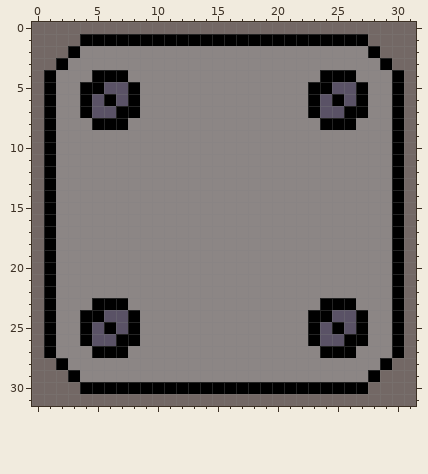
File history of a pixel-art file, Assets/Sprites/Sprite originals/Floor_Tile.ase. Above, as it was before the edit.
32x32 pixels, 1 frame.
After:
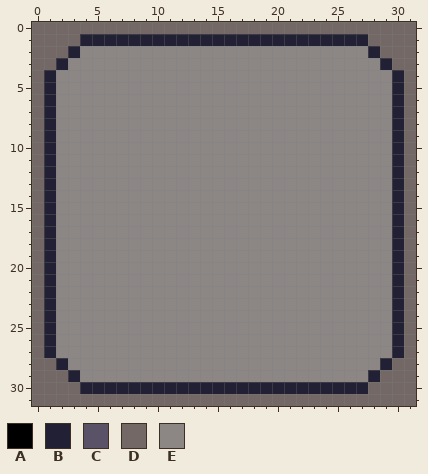
Palette (. is transparent): A #000000  B #222034  C #5a5266  D #736865  E #8c8685
What changed:
--- layer "Color"
@@ x 0..31 @@
  0 DDDDDDDDDDDDDDDDDDDDDDDDDDDDDDDD
- 1 DDDDAAAAAAAAAAAAAAAAAAAAAAAADDDD
- 2 DDDAEEEEEEEEEEEEEEEEEEEEEEEEADDD
- 3 DDAEEEEEEEEEEEEEEEEEEEEEEEEEEADD
- 4 DAEEEAAAEEEEEEEEEEEEEEEEAAAEEEAD
- 5 DAEEAACCAEEEEEEEEEEEEEEAACCAEEAD
- 6 DAEEACACAEEEEEEEEEEEEEEACACAEEAD
- 7 DAEEACCAAEEEEEEEEEEEEEEACCAAEEAD
- 8 DAEEEAAAEEEEEEEEEEEEEEEEAAAEEEAD
- 9 DAEEEEEEEEEEEEEEEEEEEEEEEEEEEEAD
-10 DAEEEEEEEEEEEEEEEEEEEEEEEEEEEEAD
-11 DAEEEEEEEEEEEEEEEEEEEEEEEEEEEEAD
-12 DAEEEEEEEEEEEEEEEEEEEEEEEEEEEEAD
-13 DAEEEEEEEEEEEEEEEEEEEEEEEEEEEEAD
-14 DAEEEEEEEEEEEEEEEEEEEEEEEEEEEEAD
-15 DAEEEEEEEEEEEEEEEEEEEEEEEEEEEEAD
-16 DAEEEEEEEEEEEEEEEEEEEEEEEEEEEEAD
-17 DAEEEEEEEEEEEEEEEEEEEEEEEEEEEEAD
-18 DAEEEEEEEEEEEEEEEEEEEEEEEEEEEEAD
-19 DAEEEEEEEEEEEEEEEEEEEEEEEEEEEEAD
-20 DAEEEEEEEEEEEEEEEEEEEEEEEEEEEEAD
-21 DAEEEEEEEEEEEEEEEEEEEEEEEEEEEEAD
-22 DAEEEEEEEEEEEEEEEEEEEEEEEEEEEEAD
-23 DAEEEAAAEEEEEEEEEEEEEEEEAAAEEEAD
-24 DAEEAACCAEEEEEEEEEEEEEEAACCAEEAD
-25 DAEEACACAEEEEEEEEEEEEEEACACAEEAD
-26 DAEEACCAAEEEEEEEEEEEEEEACCAAEEAD
-27 DAEEEAAAEEEEEEEEEEEEEEEEAAAEEEAD
-28 DDAEEEEEEEEEEEEEEEEEEEEEEEEEEADD
-29 DDDAEEEEEEEEEEEEEEEEEEEEEEEEADDD
-30 DDDDAAAAAAAAAAAAAAAAAAAAAAAADDDD
+ 1 DDDDBBBBBBBBBBBBBBBBBBBBBBBBDDDD
+ 2 DDDBEEEEEEEEEEEEEEEEEEEEEEEEBDDD
+ 3 DDBEEEEEEEEEEEEEEEEEEEEEEEEEEBDD
+ 4 DBEEEEEEEEEEEEEEEEEEEEEEEEEEEEBD
+ 5 DBEEEEEEEEEEEEEEEEEEEEEEEEEEEEBD
+ 6 DBEEEEEEEEEEEEEEEEEEEEEEEEEEEEBD
+ 7 DBEEEEEEEEEEEEEEEEEEEEEEEEEEEEBD
+ 8 DBEEEEEEEEEEEEEEEEEEEEEEEEEEEEBD
+ 9 DBEEEEEEEEEEEEEEEEEEEEEEEEEEEEBD
+10 DBEEEEEEEEEEEEEEEEEEEEEEEEEEEEBD
+11 DBEEEEEEEEEEEEEEEEEEEEEEEEEEEEBD
+12 DBEEEEEEEEEEEEEEEEEEEEEEEEEEEEBD
+13 DBEEEEEEEEEEEEEEEEEEEEEEEEEEEEBD
+14 DBEEEEEEEEEEEEEEEEEEEEEEEEEEEEBD
+15 DBEEEEEEEEEEEEEEEEEEEEEEEEEEEEBD
+16 DBEEEEEEEEEEEEEEEEEEEEEEEEEEEEBD
+17 DBEEEEEEEEEEEEEEEEEEEEEEEEEEEEBD
+18 DBEEEEEEEEEEEEEEEEEEEEEEEEEEEEBD
+19 DBEEEEEEEEEEEEEEEEEEEEEEEEEEEEBD
+20 DBEEEEEEEEEEEEEEEEEEEEEEEEEEEEBD
+21 DBEEEEEEEEEEEEEEEEEEEEEEEEEEEEBD
+22 DBEEEEEEEEEEEEEEEEEEEEEEEEEEEEBD
+23 DBEEEEEEEEEEEEEEEEEEEEEEEEEEEEBD
+24 DBEEEEEEEEEEEEEEEEEEEEEEEEEEEEBD
+25 DBEEEEEEEEEEEEEEEEEEEEEEEEEEEEBD
+26 DBEEEEEEEEEEEEEEEEEEEEEEEEEEEEBD
+27 DBEEEEEEEEEEEEEEEEEEEEEEEEEEEEBD
+28 DDBEEEEEEEEEEEEEEEEEEEEEEEEEEBDD
+29 DDDBEEEEEEEEEEEEEEEEEEEEEEEEBDDD
+30 DDDDBBBBBBBBBBBBBBBBBBBBBBBBDDDD
 31 DDDDDDDDDDDDDDDDDDDDDDDDDDDDDDDD
